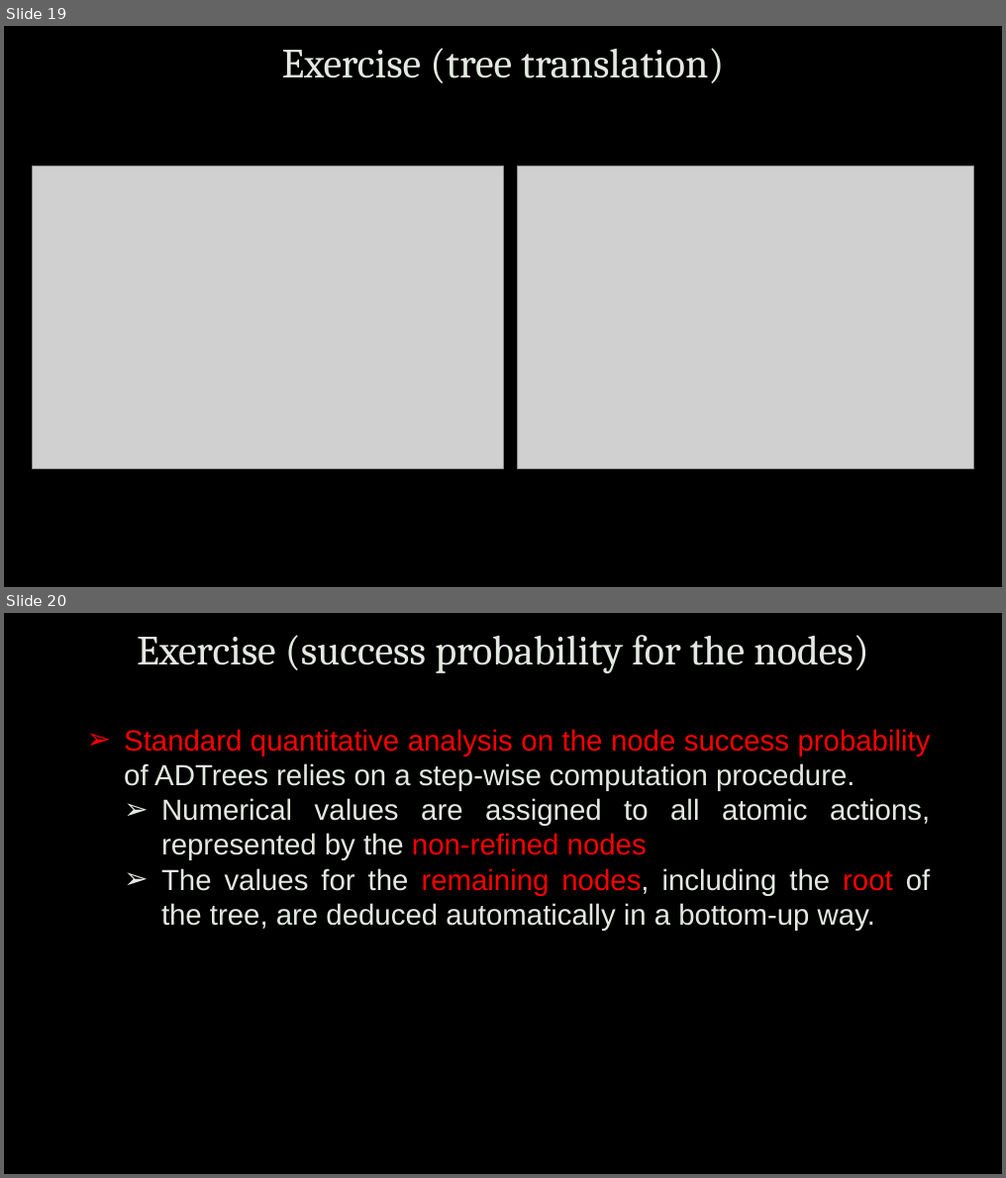
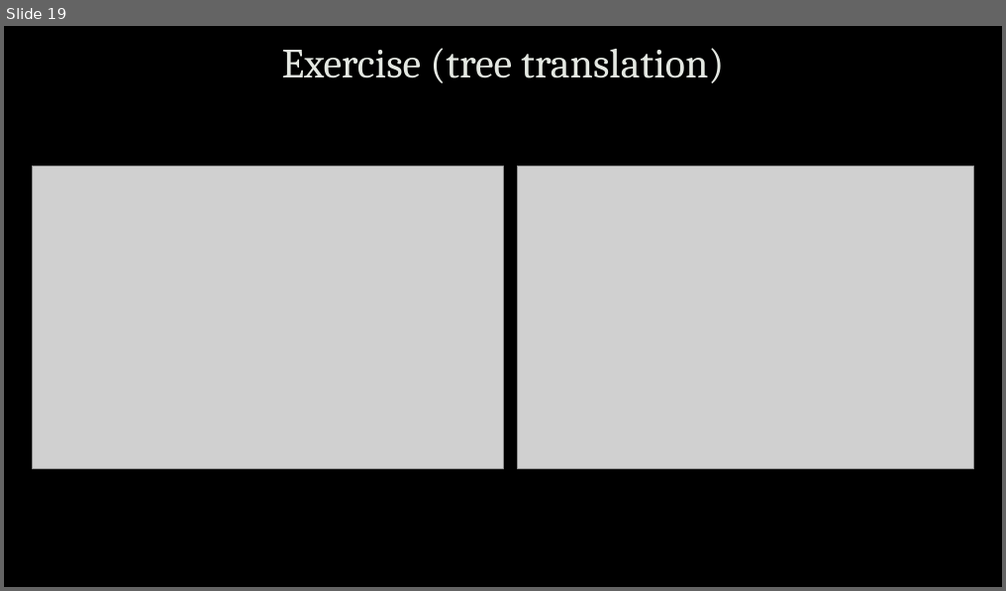
Before and after one commit to uwacyber/cits1003, a slide deck: cits1003-lecture_slides/CITS1003-7 Incidents-exercises.pptx. Shown one above the other, each under a label of ours: slides 19 and 20 before the commit, slide 19 after it. The pictures are 1006x1178 and 1006x591 pixels, drawn with LibreOffice and Linux fonts; fonts in the diff are those of the drawing; grey boxes stand for pictures; background and template pictures are left out. Boxes give left, top, right and bottom in pixels: in the first picture for what was removed or moved away, otherwise in the second. Text is boxed around its words. In the diff, an @@ line names an element or a change of style, - is before the commit and + after.

```diff
--- a/cits1003-lecture_slides/CITS1003-7 Incidents-exercises.pptx
+++ b/cits1003-lecture_slides/CITS1003-7 Incidents-exercises.pptx
@@ slide 20 removed at [4, 613, 1002, 1174], background picture (left out) @@
@@ title removed at [137, 635, 868, 673] @@
-Exercise (success probability for the nodes)
@@ text removed at [124, 729, 931, 931] @@
-➢ Standard quantitative analysis on the node success probability of ADTrees relies on a step-wise computation procedure.
-    ➢ Numerical values are assigned to all atomic actions, represented by the non-refined nodes
-    ➢ The values for the remaining nodes, including the root of the tree, are deduced automatically in a bottom-up way.
```
Also in this commit, not shown: 10 slides changed, 2 slides added, 6 other slides removed.
